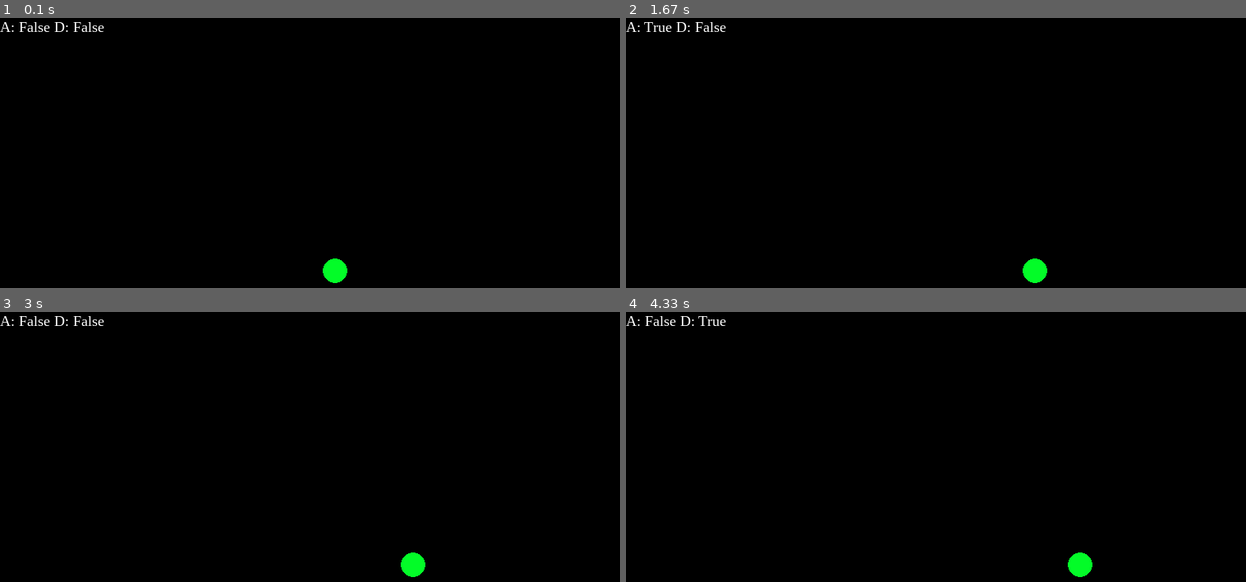
Above: before the commit, frames 1-4 (two rows, left to right).
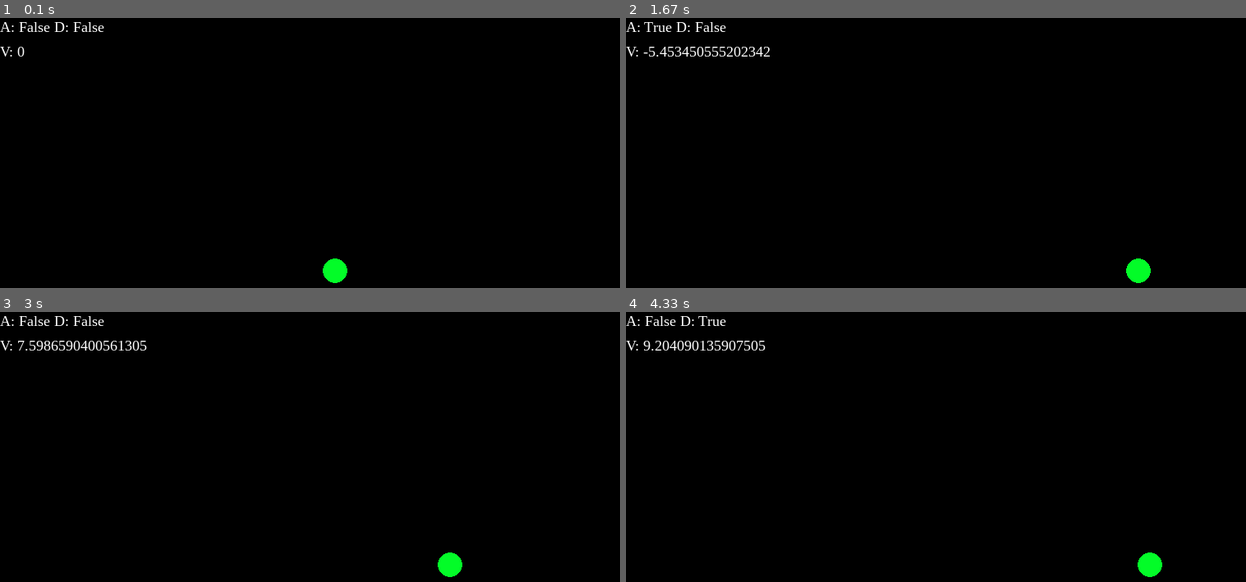
Above: after the commit, the same moments.

Repository: kamilxkruk/PyGamePlatformer
Game: pygame game, started from main.py
Same seed, same stepped clock (60 frames per second), same inputs: the game is played once before the commit and once after it.
Inputs:
- Up to frame 1 (0.1 s): no input
- Up to frame 2 (1.67 s): hold D 0.33-0.8 s; hold D 0.83-1.3 s; hold A from 1.33 s (still down)
- Up to frame 3 (3 s): release A at 1.87 s; hold A 1.9-2.3 s; hold D 2.33-2.97 s
- Up to frame 4 (4.33 s): hold A 3-3.47 s; hold D 3.5-3.97 s; hold D from 4 s (still down)

The runs differ from the first frame. In frame 1, less than 0.1% of the frame differs, in the area x 0-4%, y 10-15%; in frame 2, 0.9%; in frame 3, 0.9%, in the area x 0-75%, y 10-99%; in frame 4, 0.9%.

Commit message:
Add physics left right

Diff:
--- a/player.py
+++ b/player.py
@@ -16,24 +16,37 @@
         self.myFont = pygame.font.SysFont("Times New Roman", 18)
         self.infoLabel = self.myFont.render('Test',1,WHITE)
         self.infoLabelRect = self.infoLabel.get_rect()
+
+        self.velocityLabel = self.myFont.render('0',1,WHITE)
+        self.velocityLabelRect = self.velocityLabel.get_rect()
+        self.velocityLabelRect.topleft = (0,30)
         # self.infoLabelRect.bottomright = (SCREEN_WIDTH,SCREEN_HEIGHT)
 
 
     def move(self, keys):
         self.infoLabel = self.myFont.render('A: '+str(keys[pygame.K_a])+' D: '+str(keys[pygame.K_d]) ,1,WHITE)
-
-        self.velocity_X = 0
+        self.acc_x = 0
 
         if keys[pygame.K_d]:
-            self.velocity_X = 5
+            self.acc_x = 1.5
         elif keys[pygame.K_a]:
-            self.velocity_X = -5
-
-        self.rectangle.x += self.velocity_X
+            self.acc_x = -1.5
 
 
+        self.velocity_X += self.acc_x
+
+        if abs(self.velocity_X) > 0.5:
+            if self.velocity_X > 0:
+                self.velocity_X -= self.velocity_X * FRICTION
+            elif self.velocity_X < 0:
+                self.velocity_X += abs(self.velocity_X) * FRICTION
+
+            self.rectangle.x += self.velocity_X
+
+        self.velocityLabel = self.myFont.render('V: '+str(self.velocity_X),1,WHITE)
 
 
     def display(self, display: pygame.Surface):
         display.blit(self.infoLabel,self.infoLabelRect)
+        display.blit(self.velocityLabel,self.velocityLabelRect)
         pygame.draw.circle(display,(3,252,40),(self.rectangle.x+15,self.rectangle.y+15),15)
